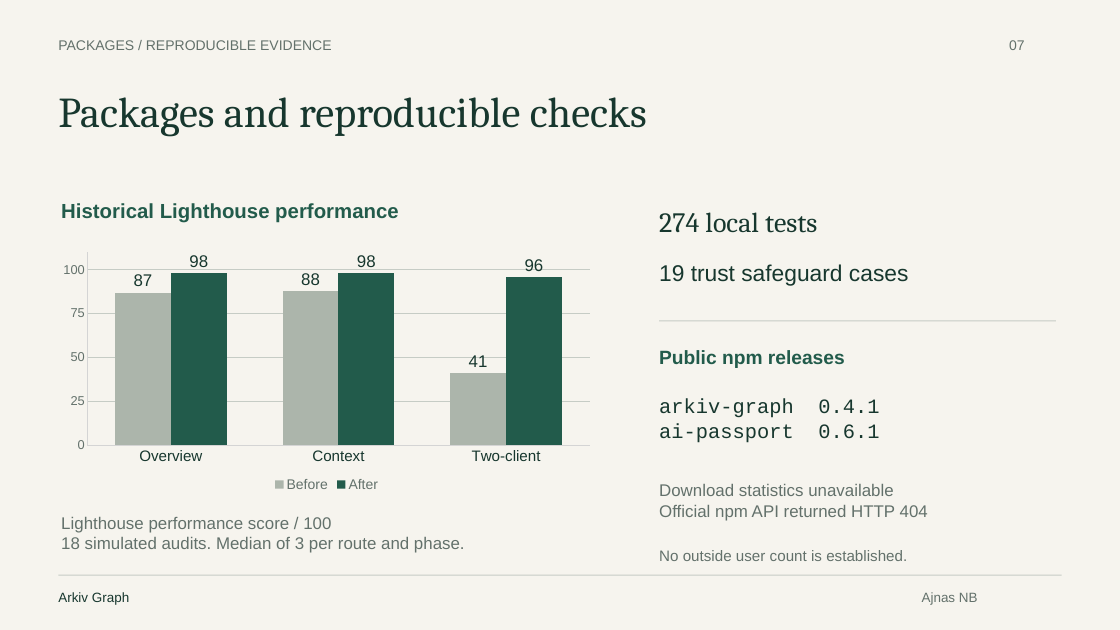
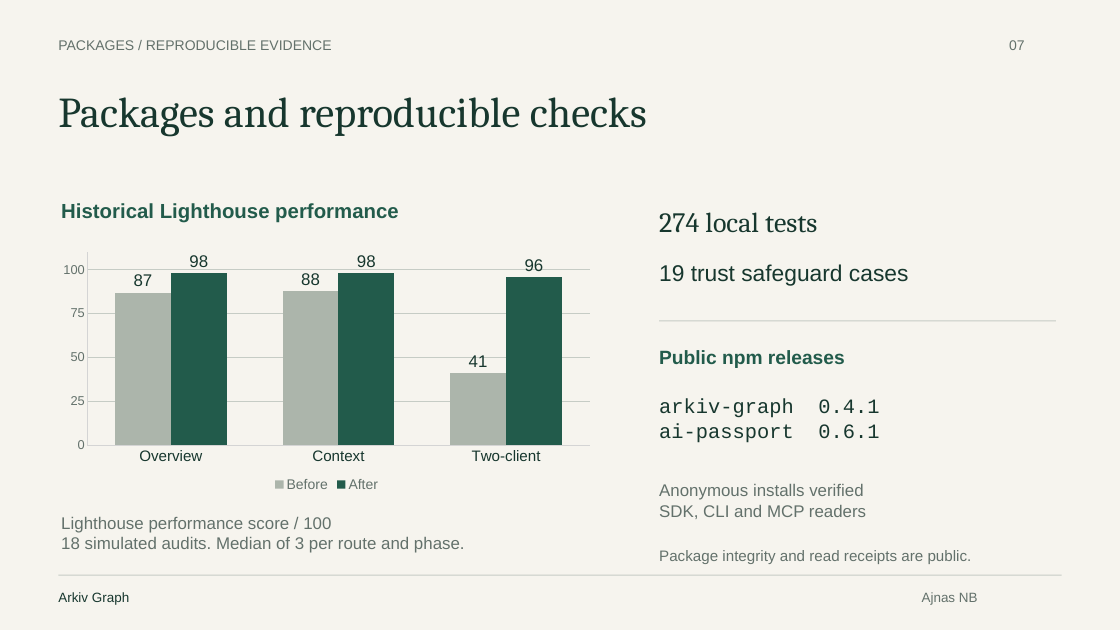
Before and after one commit to AjnasNB/app-passport, a slide deck: slide 7 of apps/web/public/downloads/arkiv-graph-pitch.pptx. Drawn at 1120x630 pixels with LibreOffice and Linux fonts; fonts in the diff are those of the drawing. Boxes give left, top, right and bottom in pixels: in the first picture for what was removed or moved away, otherwise in the second. Text is boxed around its words. In the diff, an @@ line names an element or a change of style, - is before the commit and + after.

Commit message:
release: publish verified deck and minimal video refresh

```diff
--- a/apps/web/public/downloads/arkiv-graph-pitch.pptx
+++ b/apps/web/public/downloads/arkiv-graph-pitch.pptx
@@ text at (659, 484, 866, 519): text changed @@
-Download statistics unavailable
-Official npm API returned HTTP 404
+Anonymous installs verified
+SDK, CLI and MCP readers
@@ text at (659, 550, 972, 564): text changed @@
-No outside user count is established.
+Package integrity and read receipts are public.
```
Also in this commit, not shown: 3 other slides changed, 10 other files.
